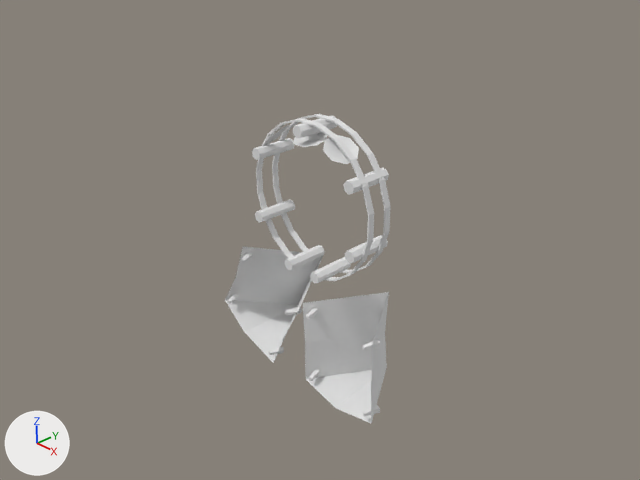
An edit to the Blender file techs/megapack/romans/training_camp.blend, drawn before and after from the same camera.
Both versions are drawn from the file's camera 'Camera'. The axes (+X, +Y, +Z) are drawn at lower left. The lights are the same throughout.
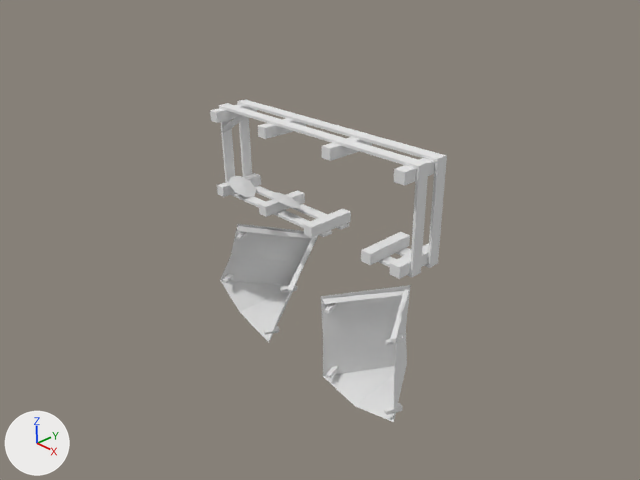
Where the change shows, as pixel boxes [x1, y1, x2, y2] in the pictures (640 x 480 px; the box of a moved part takes in the faces that stretch with it):
'Cylinder.005', reshaped, moved (52% narrower, 69% shorter): before [225, 125, 389, 423]; after [221, 115, 300, 208]
'Cube.012', added: after [210, 99, 447, 279]
'Cylinder', added: after [321, 285, 411, 422]
'Cylinder.011', deleted: before [252, 114, 391, 284]
'Cylinder.001', added: after [220, 224, 318, 342]
'Cube.002', moved: before [228, 253, 380, 417]; after [223, 231, 297, 334]
'Cube', added: after [325, 303, 404, 415]
part 1 of me_cylinder_017, moved or reshaped: before [263, 125, 289, 145]; after [221, 115, 245, 133]
part 2 of me_cylinder_017, moved or reshaped: before [293, 132, 327, 147]; after [272, 192, 300, 208]
part 3 of me_cylinder_017, moved or reshaped: before [323, 135, 359, 164]; after [229, 176, 256, 197]
part 4 of me_cylinder_017, deleted: before [302, 292, 389, 423]
part 5 of me_cylinder_017, deleted: before [225, 247, 323, 363]

Diff of the bpy script that builds the scene:
```diff
--- a/techs/megapack/romans/training_camp.blend.py
+++ b/techs/megapack/romans/training_camp.blend.py
@@ me_cylinder_017 @@
 me_cylinder_017.from_pydata(...)  # 47 vertices, 44 faces; spans x -12.2..4.8, y -3.6..6.3, z -15.8..0.9
 # used by ob_cylinder_005; location = (-0.85, 0.28, 1.76); rotation_euler = (-0.154, -0.744, 0.551), in degrees (-8.8, -43, 32); scale = (0.308, 0.308, 0.308)
+# me_cylinder_017 part 1: the loose piece of 9 vertices spanning x -0.4..1.6, y -1.1..0.9, z 0.7..0.9 is moved by (0.2, 0.7, 2.5)
+# me_cylinder_017 part 2: the loose piece of 9 vertices spanning x 2.0..3.5, y -2.3..-0.4, z -1.3..-0.1 is multiplied about its middle by the matrix ((-0.793, 0.456, -0.405), (0.601, 0.697, -0.391), (0.104, -0.553, -0.827)), then moved by (-1.4, 0.4, -1.8)
+# me_cylinder_017 part 3: the loose piece of 9 vertices spanning x 3.6..4.8, y -3.2..-1.5, z -3.2..-1.4 is multiplied about its middle by the matrix ((-0.703, 0.691, -0.169), (0.69, 0.607, -0.394), (-0.17, -0.394, -0.904)), then moved by (-5.8, 3.3, 2.4)
+# me_cylinder_017 part 4: the loose piece of 10 vertices spanning x -8.3..-0.7, y -3.6..2.4, z -15.8..-7.9 is deleted
+# me_cylinder_017 part 5: the loose piece of 10 vertices spanning x -12.2..-4.3, y -0.8..6.3, z -10.4..-2.8 is deleted
 me_cylinder_017.materials.append(mat_material_001)
@@ ob_cube_002 @@
 ob_cube_002 = bpy.data.objects.new('Cube.002', me_cube_003)
-ob_cube_002.location = (0.17, 0.09, -1.08)
+ob_cube_002.location = (-1.46, 0.09, -1.12)
 ob_cube_002.rotation_euler = (-3.146, -0.0135, -2.856)  # degrees (-180, -0.8, -164)
@@ ob_cylinder_005 @@
 ob_cylinder_005 = bpy.data.objects.new('Cylinder.005', me_cylinder_017)
-ob_cylinder_005.location = (-0.85, 0.28, 1.76)
+ob_cylinder_005.location = (-1.57, 0.22, 1.14)
 ob_cylinder_005.rotation_euler = (-0.154, -0.744, 0.551)  # degrees (-8.8, -43, 32)
@@ ob_cylinder_011 @@
-ob_cylinder_011 = bpy.data.objects.new('Cylinder.011', me_cylinder_011)
@@ ob_cube @@
+ob_cube = bpy.data.objects.new('Cube', me_cube_019)  # 32 vertices, 48 faces; spans x -16.5..16.5, y -7.3..7.3, z -15.7..15.7; in mat_material_003 (its picture is missing)
+ob_cube.location = (1.49, 0.09, -1.4)
+ob_cube.rotation_euler = (-3.146, -0.0135, -2.856)  # degrees (-180, -0.8, -164)
+ob_cube.scale = (0.0509, 0.0509, 0.0509)
@@ ob_cylinder @@
+ob_cylinder = bpy.data.objects.new('Cylinder', me_cylinder)  # 26 vertices, 34 faces; spans x -3.77..3.77, y -3.04..3.04, z -3.97..3.97; in mat_material_001 (its picture is missing)
+ob_cylinder.location = (1.24, 0.38, -1.44)
+ob_cylinder.rotation_euler = (-0.154, -0.744, 0.551)  # degrees (-8.8, -43, 32)
+ob_cylinder.scale = (0.308, 0.308, 0.308)
@@ ob_cylinder_001 @@
+ob_cylinder_001 = bpy.data.objects.new('Cylinder.001', me_cylinder_001)  # 26 vertices, 34 faces; spans x -3.96..3.96, y -3.53..3.53, z -3.77..3.77; in mat_material_001 (its picture is missing)
+ob_cylinder_001.location = (-1.61, 0.51, -1.07)
+ob_cylinder_001.rotation_euler = (-0.154, -0.744, 0.551)  # degrees (-8.8, -43, 32)
+ob_cylinder_001.scale = (0.308, 0.308, 0.308)
@@ ob_cube_012 @@
+ob_cube_012 = bpy.data.objects.new('Cube.012', me_cube_033)  # 152 vertices, 228 faces; spans x -22.7..22.7, y -4.5..4.5, z -8.5..8.5; in mat_material_003 (its picture is missing)
+ob_cube_012.location = (-0.02, 0.39, 1.48)
+ob_cube_012.scale = (0.107, 0.107, 0.107)
```
